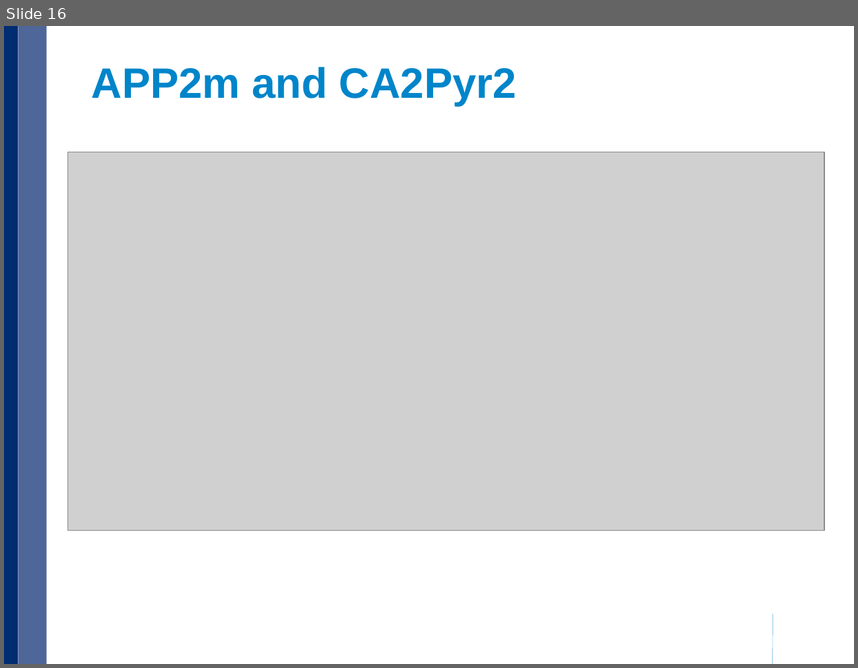
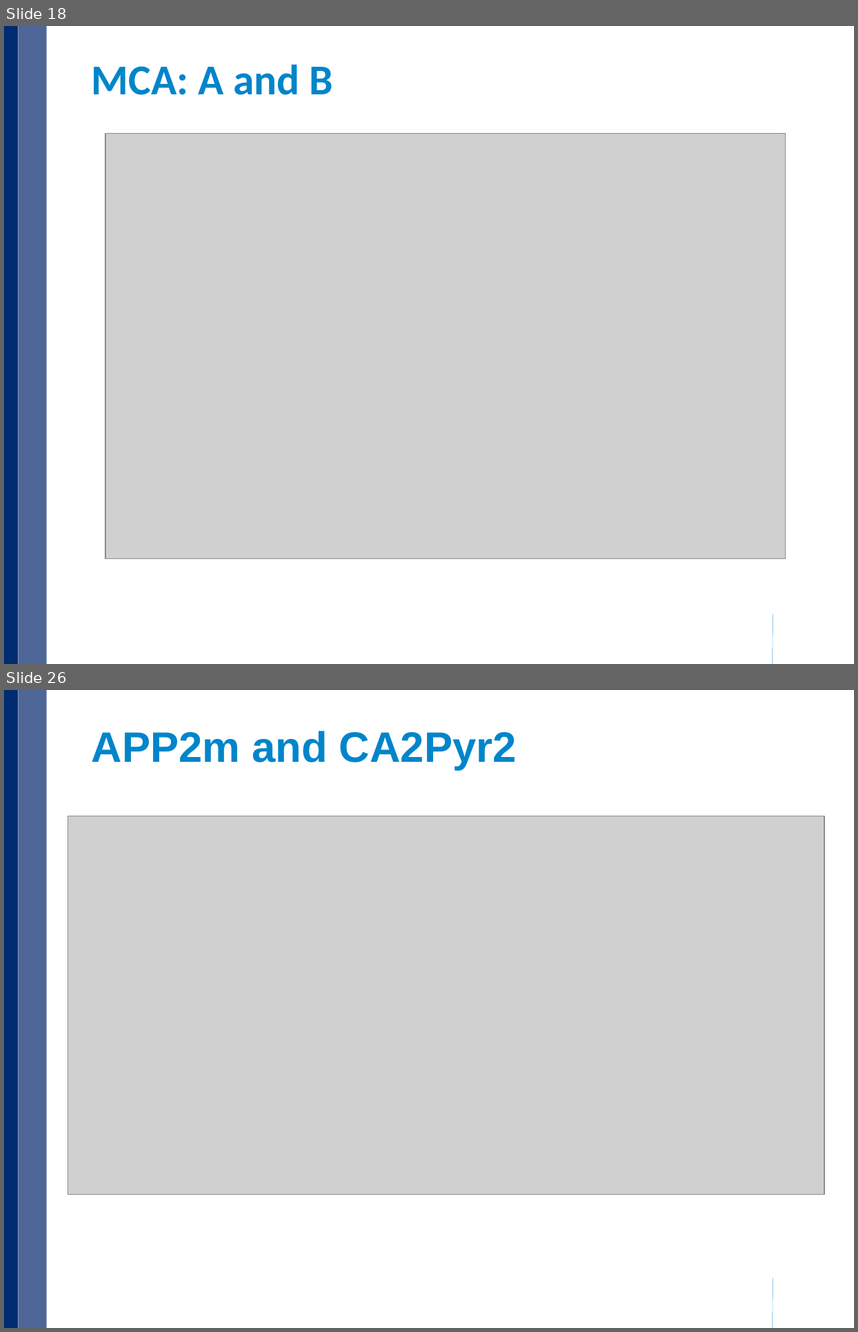
Before and after one commit to xulong82/pmca, a slide deck: pmca_current.pptx. Shown one above the other, each under a label of ours: slide 16 before the commit, slides 18 and 26 after it; the slides between them are not shown. The pictures are 858x668 and 858x1332 pixels, drawn with LibreOffice and Linux fonts; fonts in the diff are those of the drawing; grey boxes stand for pictures; background and template pictures are left out. Boxes give left, top, right and bottom in pixels: in the first picture for what was removed or moved away, otherwise in the second. Text is boxed around its words. In the diff, an @@ line names an element or a change of style, - is before the commit and + after.

```diff
--- a/pmca_current.pptx
+++ b/pmca_current.pptx
@@ slide 18 added at (x1=4, y1=26, x2=854, y2=664), background #FFFFFF; not listed: 3 template elements that a slide beside it also shows @@
@@ title added at (x1=92, y1=64, x2=333, y2=95), 36 pt, text #0085CA, bold @@
+MCA: A and B
@@ picture added at (x1=105, y1=134, x2=785, y2=559) @@
@@ what was slide 16 is now slide 26 @@
```
Also in this commit, not shown: 2 slides changed, 22 other slides added, 13 slides removed, 24 other files.
